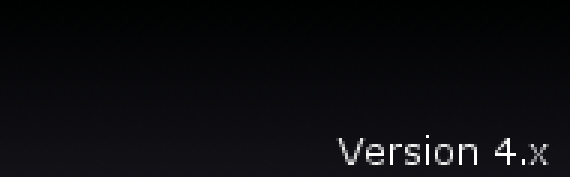
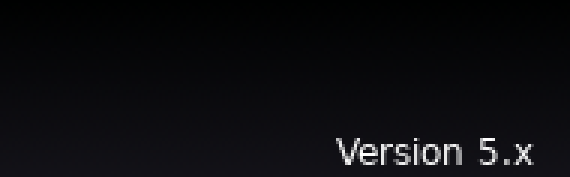
Before/after of a 570x177 layered artwork. What changed in the layer stack:
renamed "Version 4.x" to "Version 5.x", painted on it over [336, 135, 549, 165]
